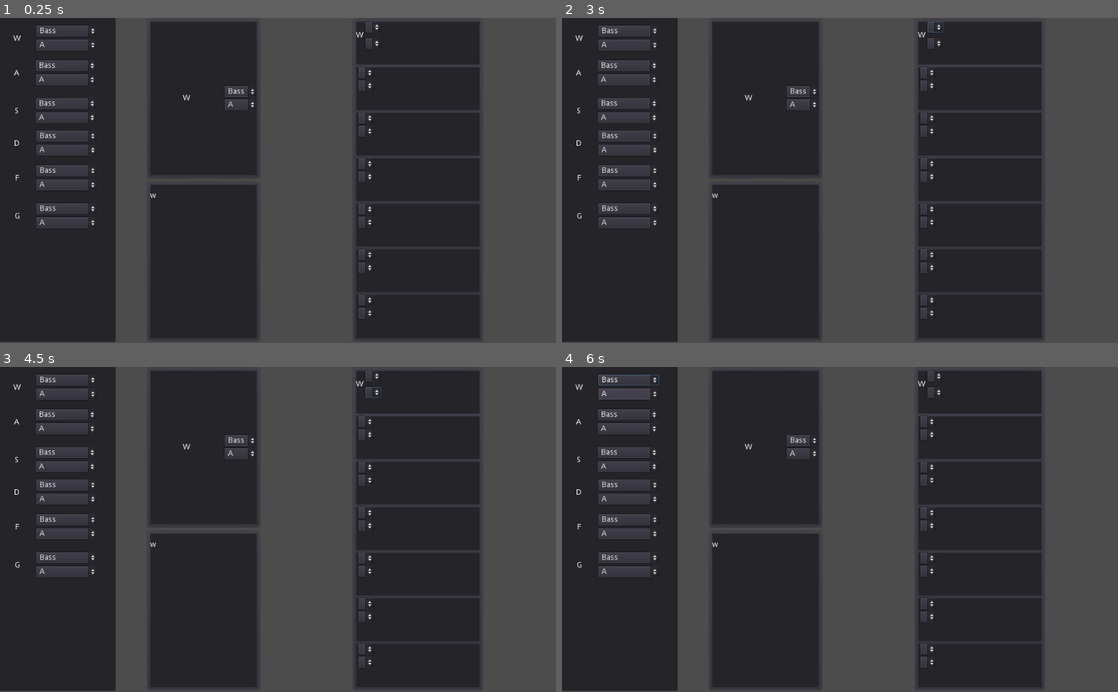
Above: before the commit, frames 1-4 (two rows, left to right).
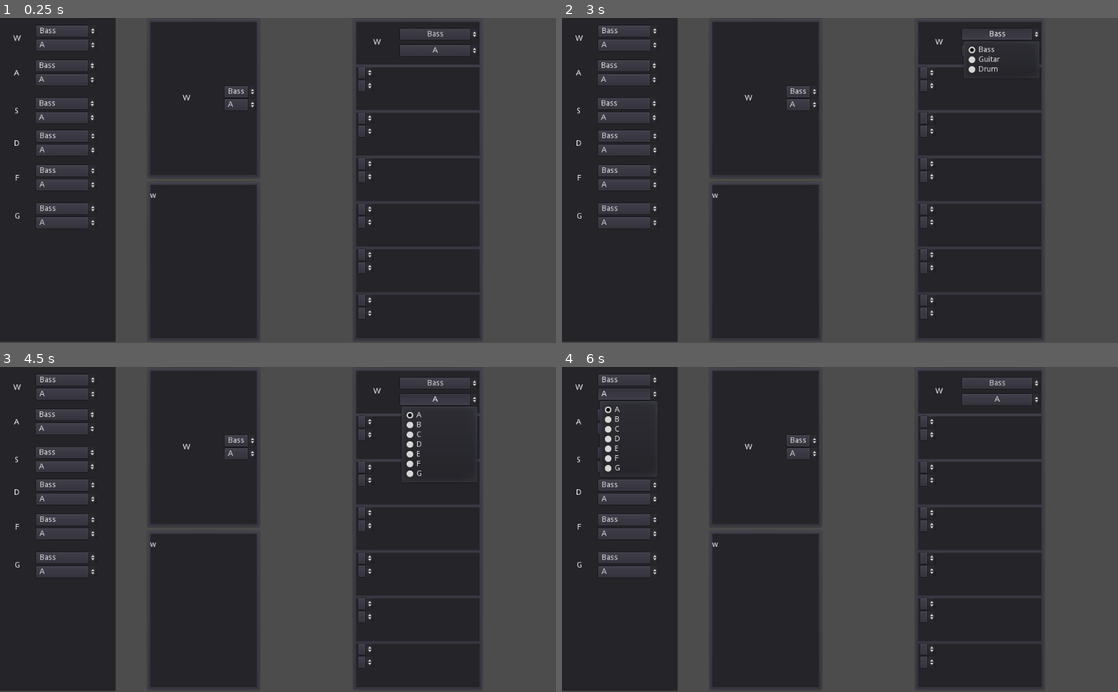
Above: after the commit, the same moments.

Repository: elijahsantiago/meet-your-makey
Game: Godot game, scene res://Test2.tscn
Same seed, same stepped clock (60 frames per second), same inputs: the game is played once before the commit and once after it. Before the commit the project has no main scene; this scene is started directly in both runs.
Inputs (mouse positions are in pixels of both pictures, inside the frame that each line leads up to):
- Up to frame 1 (0.25 s): no input
- Up to frame 2 (3 s): click "Bass" at 0.5 s; click "A" at 1.25 s; click (934, 27) at 2.02 s; click "Bass" at 2.75 s
- Up to frame 3 (4.5 s): click (372, 393) at 3.52 s; click "A" at 4.25 s
- Up to frame 4 (6 s): click "Bass" at 5 s; click "A" at 5.75 s

The runs differ from the first frame. In frame 1, 0.6% of the frame differs, in the area x 64-86%, y 1-12%; in frame 2, 0.6%; in frame 3, 1.0%; in frame 4, 1.2%, in the area x 6-86%, y 1-33%.

Commit message:
Modify the UI

Diff:
--- a/Godot Synthetic/Project/Test2.tscn
+++ b/Godot Synthetic/Project/Test2.tscn
@@ -314,52 +314,62 @@
 margin_bottom = 591.0
 custom_constants/separation = 5
 
-[node name="Panel" type="Panel" parent="Musical Container/VBoxContainer"]
+[node name="W Input Panel" type="Panel" parent="Musical Container/VBoxContainer"]
+editor/display_folded = true
 margin_right = 227.0
 margin_bottom = 79.0
 size_flags_horizontal = 3
 size_flags_vertical = 3
 
-[node name="HBoxContainer" type="HBoxContainer" parent="Musical Container/VBoxContainer/Panel"]
-margin_right = 40.0
-margin_bottom = 40.0
-size_flags_horizontal = 3
-
-[node name="CenterContainer" type="CenterContainer" parent="Musical Container/VBoxContainer/Panel/HBoxContainer"]
-margin_right = 13.0
-margin_bottom = 80.0
-
-[node name="Label" type="Label" parent="Musical Container/VBoxContainer/Panel/HBoxContainer/CenterContainer"]
-margin_top = 33.0
-margin_right = 13.0
-margin_bottom = 47.0
+[node name="HBoxContainer" type="HBoxContainer" parent="Musical Container/VBoxContainer/W Input Panel"]
+editor/display_folded = true
+margin_right = 226.0
+margin_bottom = 77.0
+size_flags_horizontal = 3
+size_flags_vertical = 3
+
+[node name="CenterContainer" type="CenterContainer" parent="Musical Container/VBoxContainer/W Input Panel/HBoxContainer"]
+margin_right = 77.0
+margin_bottom = 77.0
+
+[node name="Label" type="Label" parent="Musical Container/VBoxContainer/W Input Panel/HBoxContainer/CenterContainer"]
+margin_right = 77.0
+margin_bottom = 77.0
+rect_min_size = Vector2( 77, 77 )
 size_flags_horizontal = 3
 size_flags_vertical = 6
 text = "W"
 align = 1
 valign = 1
 
-[node name="VBoxContainer" type="VBoxContainer" parent="Musical Container/VBoxContainer/Panel/HBoxContainer"]
-margin_left = 17.0
-margin_right = 119.0
-margin_bottom = 80.0
+[node name="VBoxContainer" type="VBoxContainer" parent="Musical Container/VBoxContainer/W Input Panel/HBoxContainer"]
+margin_left = 81.0
+margin_right = 226.0
+margin_bottom = 77.0
 size_flags_horizontal = 3
 size_flags_vertical = 3
 custom_constants/separation = 10
 alignment = 1
 
-[node name="OptionButton" type="OptionButton" parent="Musical Container/VBoxContainer/Panel/HBoxContainer/VBoxContainer"]
-margin_top = 15.0
-margin_right = 102.0
-margin_bottom = 35.0
+[node name="OptionButton" type="OptionButton" parent="Musical Container/VBoxContainer/W Input Panel/HBoxContainer/VBoxContainer"]
+margin_top = 13.0
+margin_right = 145.0
+margin_bottom = 33.0
 grow_horizontal = 0
 grow_vertical = 0
-size_flags_horizontal = 3
-
-[node name="OptionButton2" type="OptionButton" parent="Musical Container/VBoxContainer/Panel/HBoxContainer/VBoxContainer"]
-margin_top = 45.0
-margin_right = 102.0
-margin_bottom = 65.0
+text = "Item 0"
+align = 1
+items = [ "Bass", null, false, -1, null, "Guitar", null, false, -1, null, "Drum", null, false, -1, null ]
+selected = 0
+
+[node name="OptionButton2" type="OptionButton" parent="Musical Container/VBoxContainer/W Input Panel/HBoxContainer/VBoxContainer"]
+margin_top = 43.0
+margin_right = 145.0
+margin_bottom = 63.0
+text = "Item 0"
+align = 1
+items = [ "A", null, false, -1, null, "B", null, false, -1, null, "C", null, false, -1, null, "D", null, false, -1, null, "E", null, false, -1, null, "F", null, false, -1, null, "G", null, false, -1, null ]
+selected = 0
 
 [node name="Panel2" type="Panel" parent="Musical Container/VBoxContainer"]
 editor/display_folded = true
--- a/Godot Synthetic/Project/project.godot
+++ b/Godot Synthetic/Project/project.godot
@@ -16,6 +16,7 @@
 [application]
 
 config/name="UI Tap"
+run/main_scene="res://Test2.tscn"
 config/icon="res://icon.png"
 
 [rendering]
